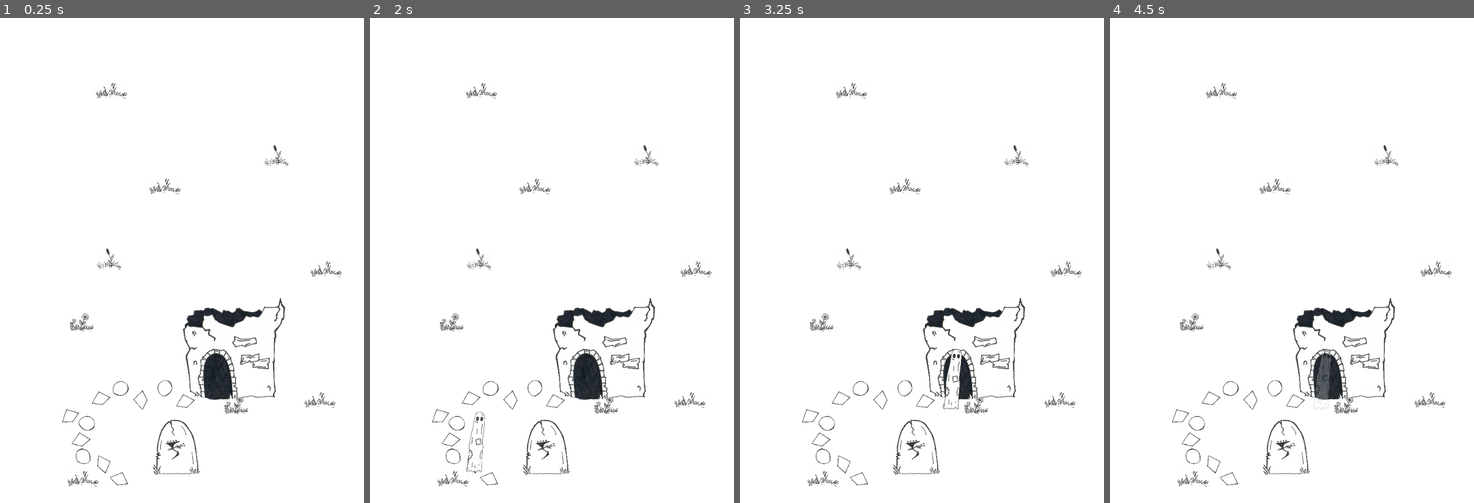
Above: before the commit, frames 1-4 (left to right).
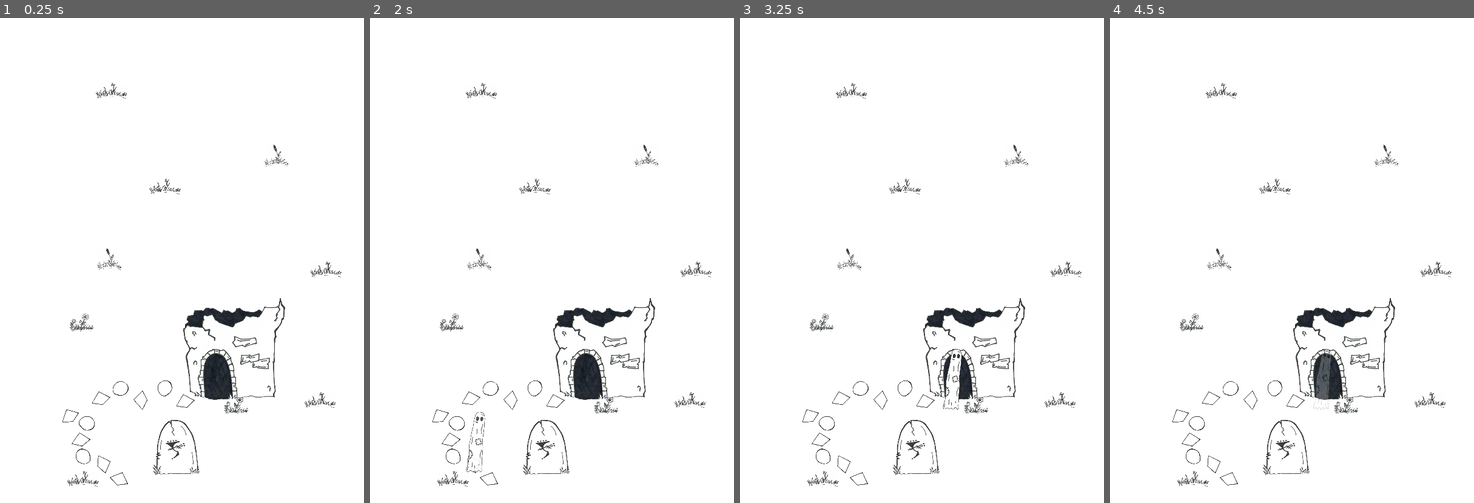
Above: after the commit, the same moments.

Repository: AntonioDell/pip-melville-website
Game: Godot game, scene res://levels/map/map.tscn
The game is run twice, just before and just after one commit, with the same random seed, the same clock (stepped at 60 frames per second) and the same inputs.
Inputs (mouse positions are in pixels of both pictures, inside the frame that each line leads up to):
- Up to frame 1 (0.25 s): no input
- Up to frame 2 (2 s): tap Enter at 0.5 s; drag from (544, 444) to (588, 153) at 0.52 s; tap Space at 1.25 s; drag from (602, 347) to (533, 357) at 1.27 s
- Up to frame 3 (3.25 s): move the mouse to (958, 153) at 2.02 s; click (958, 153) at 2.17 s; drag from (903, 357) to (812, 187) at 2.77 s
- Up to frame 4 (4.5 s): move the mouse to (1401, 333) at 3.52 s; click (1401, 333) at 3.67 s; drag from (1182, 187) to (1237, 139) at 4.27 s

The runs differ from the first frame. In frame 1, 1.2% of the frame differs, in the area x 17-94%, y 13-97%; in frame 2, 1.3%; in frame 3, 1.3%; in frame 4, 1.2%.

Commit message:
feat: Set correct canvas size for small screens

Diff:
--- a/levels/map/map.tscn
+++ b/levels/map/map.tscn
@@ -1,4 +1,4 @@
-[gd_scene load_steps=18 format=3]
+[gd_scene load_steps=18 format=3 uid="uid://1lemv3o3eco5"]
 
 [ext_resource type="Script" path="res://levels/map/map.gd" id="1_8rb8i"]
 [ext_resource type="Texture2D" uid="uid://b2e5yopoqnsas" path="res://levels/map/assets/meadow_1.png" id="2_osnsj"]
--- a/project.godot
+++ b/project.godot
@@ -52,6 +52,8 @@
 window/size/viewport_width=768
 window/size/viewport_height=1024
 window/size/resizable=false
+window/stretch/mode="canvas_items"
+window/stretch/aspect="expand"
 window/size/width=768
 window/size/height=1024
 
Not shown, changed: export_presets.cfg
Not shown, changed: custom_shell.html
